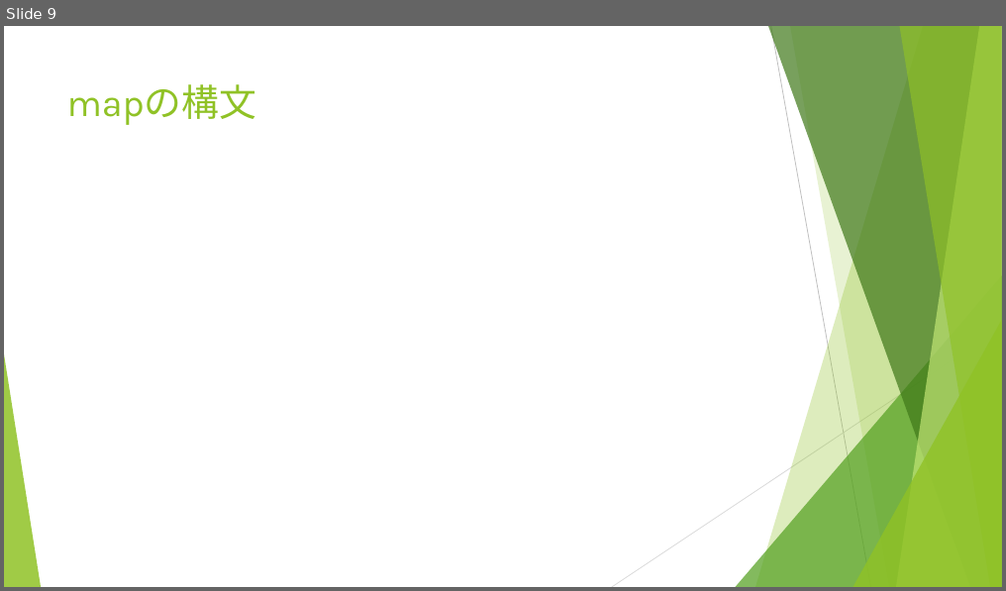
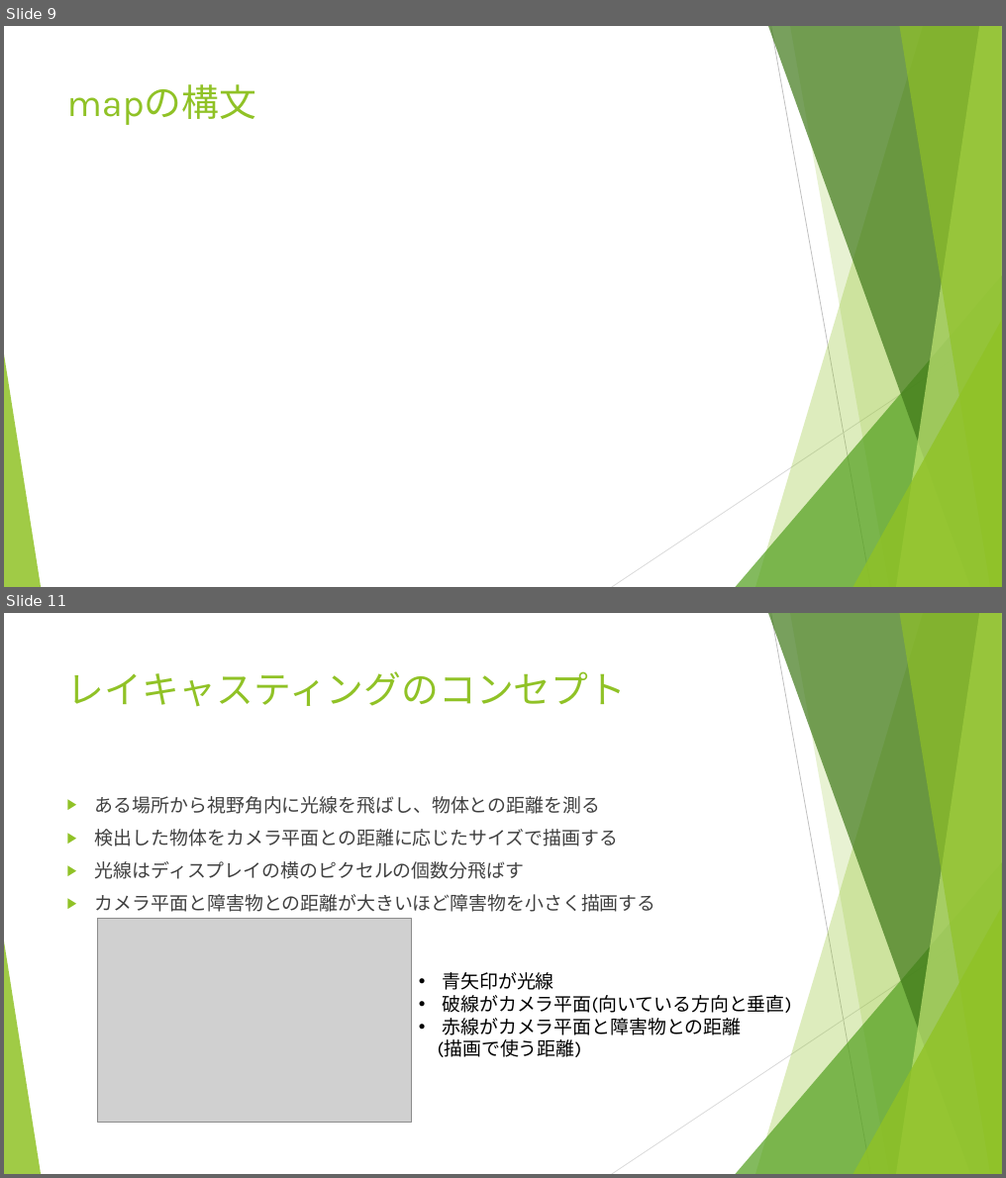
Before and after one commit to Rashoru-Infinity/advanced_1a_screen_saver, a slide deck: presentation.pptx. Shown one above the other, each under a label of ours: slide 9 before the commit, slides 9 and 11 after it; the slides between them are not shown. The pictures are 1006x591 and 1006x1178 pixels, drawn with LibreOffice and Linux fonts; fonts in the diff are those of the drawing; grey boxes stand for pictures. Boxes give left, top, right and bottom in pixels: in the first picture for what was removed or moved away, otherwise in the second. Text is boxed around its words. In the diff, an @@ line names an element or a change of style, - is before the commit and + after.

```diff
--- a/presentation.pptx
+++ b/presentation.pptx
@@ slide 11 added at <box>4,613,1002,1174</box>, background #FFFFFF; not listed: 10 template elements that a slide beside it also shows @@
@@ title added at <box>67,671,627,707</box>, 36 pt, text #90C226 @@
+レイキャスティングのコンセプト
@@ text added at <box>95,796,656,912</box>, 18 pt, text #404040 @@
+▶ ある場所から視野角内に光線を飛ばし、物体との距離を測る
+▶ 検出した物体をカメラ平面との距離に応じたサイズで描画する
+▶ 光線はディスプレイの横のピクセルの個数分飛ばす
+▶ カメラ平面と障害物との距離が大きいほど障害物を小さく描画する
@@ picture added at <box>98,919,411,1123</box> @@
@@ text added at <box>438,972,791,1058</box>, 18 pt, text #000000 @@
+• 青矢印が光線
+• 破線がカメラ平面(向いている方向と垂直)
+• 赤線がカメラ平面と障害物との距離
+(描画で使う距離)
```
Also in this commit, not shown: 6 slides changed, 2 other files.
